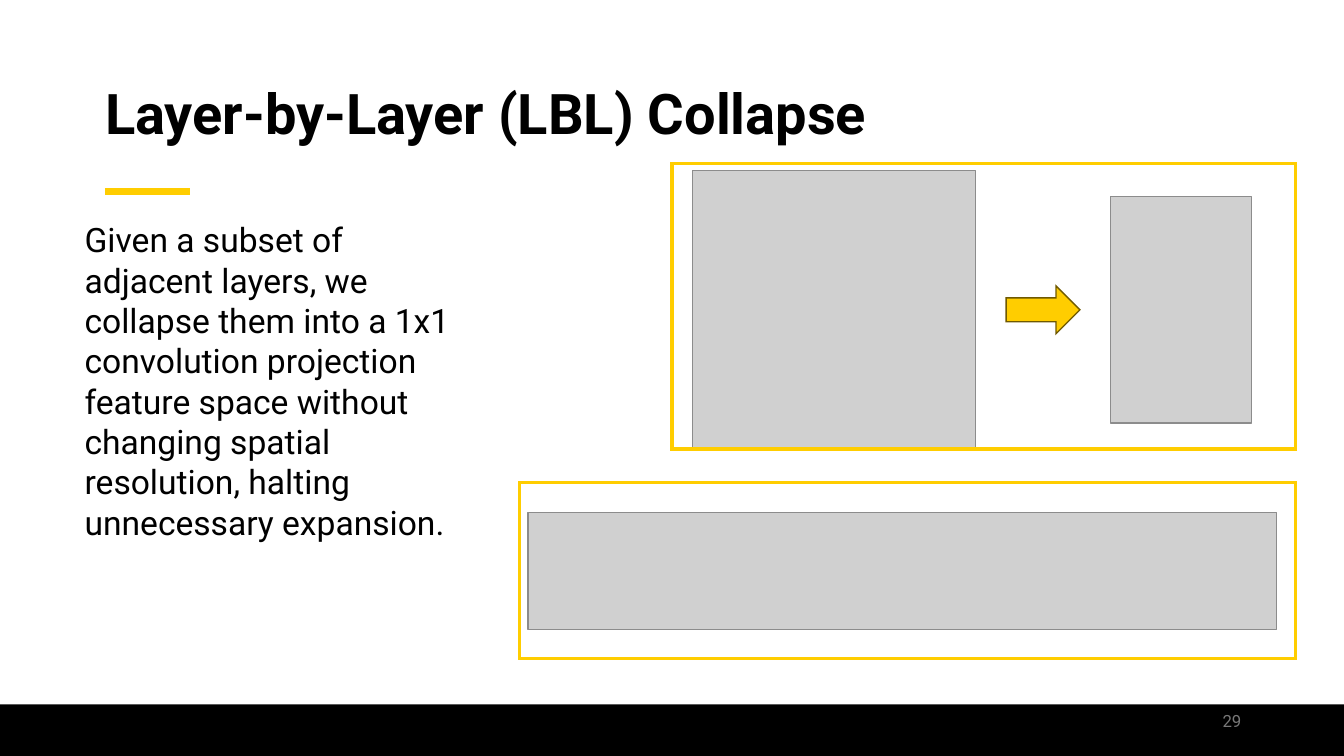
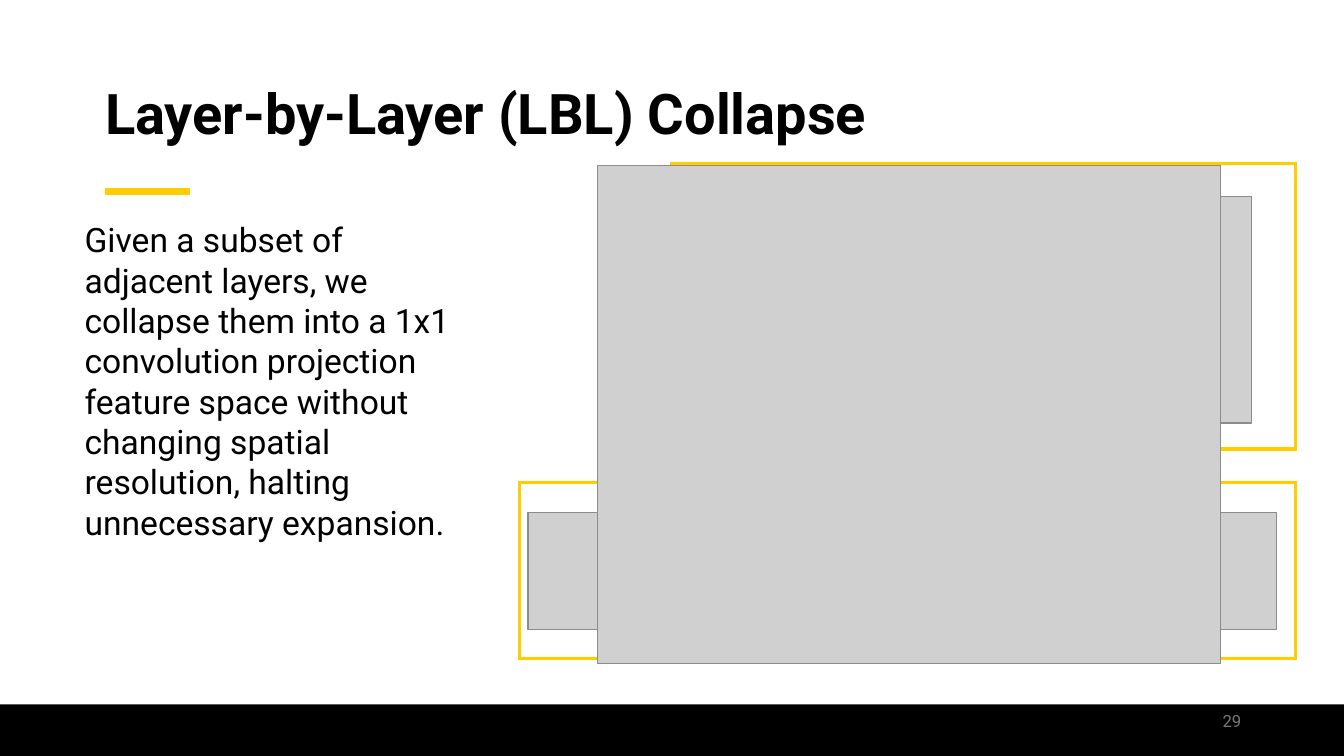
Before and after one commit to jamilgafur/Presentation, a slide deck: slide 29 of Presentation.pptx. Drawn at 1344x756 pixels with LibreOffice and Linux fonts; fonts in the diff are those of the drawing; grey boxes stand for pictures; background and template pictures are left out. Boxes give left, top, right and bottom in pixels: in the first picture for what was removed or moved away, otherwise in the second. Text is boxed around its words. In the diff, an @@ line names an element or a change of style, - is before the commit and + after.

Commit message:
updating the Layer Collapse Methodology Section

```diff
--- a/Presentation.pptx
+++ b/Presentation.pptx
@@ picture added at [598,165,1222,664] @@
@@ picture removed at [693,170,976,449] @@
@@ right arrow removed at [1006,286,1080,334] @@
```
Also in this commit, not shown: 5 other slides changed, 3 slides added.
